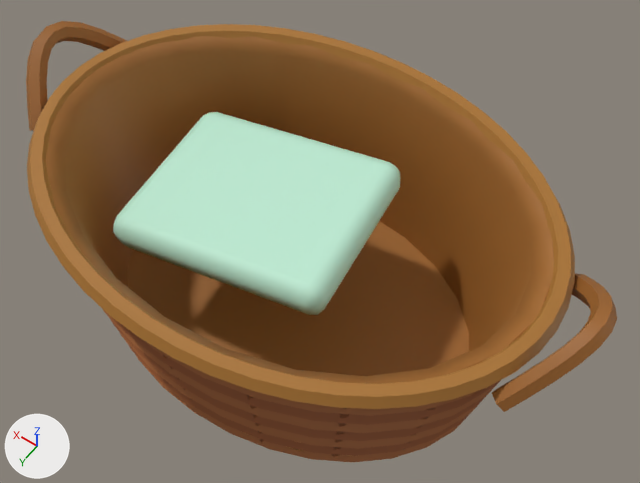
One commit to the glTF model game/assets/models/props_v3/basket.glb: the scene before it, then after it.
Rendered twice from a camera (50 mm lens) standing at (-0.436, 0.547, 1.055) and looking at (-0.03, -0.022, 0.161). Lighting does not change. The marker at lower left points along +X, +Y and +Z. The picture after the commit comes second. Vertices at exactly the same position are counted once.

In view in the first picture: 'pv3_basket'.
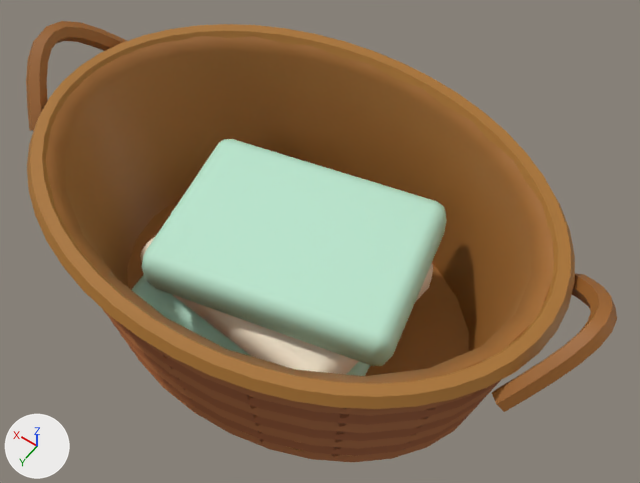
Where the change shows, as pixel boxes [x1, y1, x2, y2] in the pictures (640 x 483 px; the box of a moved part takes in the faces that stretch with it):
part 1 of me_pv3_basket, added
    after: [140, 236, 433, 374]
part 2 of me_pv3_basket, added (green)
    after: [142, 139, 447, 366]
part 3 of me_pv3_basket, moved or reshaped (mostly hidden afterwards)
    before: [119, 112, 401, 314]
    after: [139, 282, 371, 376]

What changed in the scene script:
```text
Change me_pv3_basket:
    used by ob_pv3_basket; location = (0.0, 0.0, 0.0)
    remove me_pv3_basket.from_pydata(...)  # 1720 vertices, 3212 faces; spans x -0.398..0.398, y -0.258..0.258, z 0.0..0.322
    add me_pv3_basket.from_pydata(...)  # 1832 vertices, 3428 faces; spans x -0.398..0.398, y -0.258..0.258, z 0.0..0.322
    me_pv3_basket part 1: a new loose piece of 56 vertices spanning x -0.159..0.179, y -0.137..0.137, z 0.065..0.13, in mat_pv3_cloth
    me_pv3_basket part 2: a new loose piece of 56 vertices spanning x -0.193..0.173, y -0.15..0.15, z 0.13..0.195, in mat_pv3_cloth
    me_pv3_basket part 3
    56 vertices move from x -0.112..0.212, y -0.137..0.137, z 0.162..0.238 to x -0.154..0.214, y -0.15..0.15, z 0.0..0.065
```
